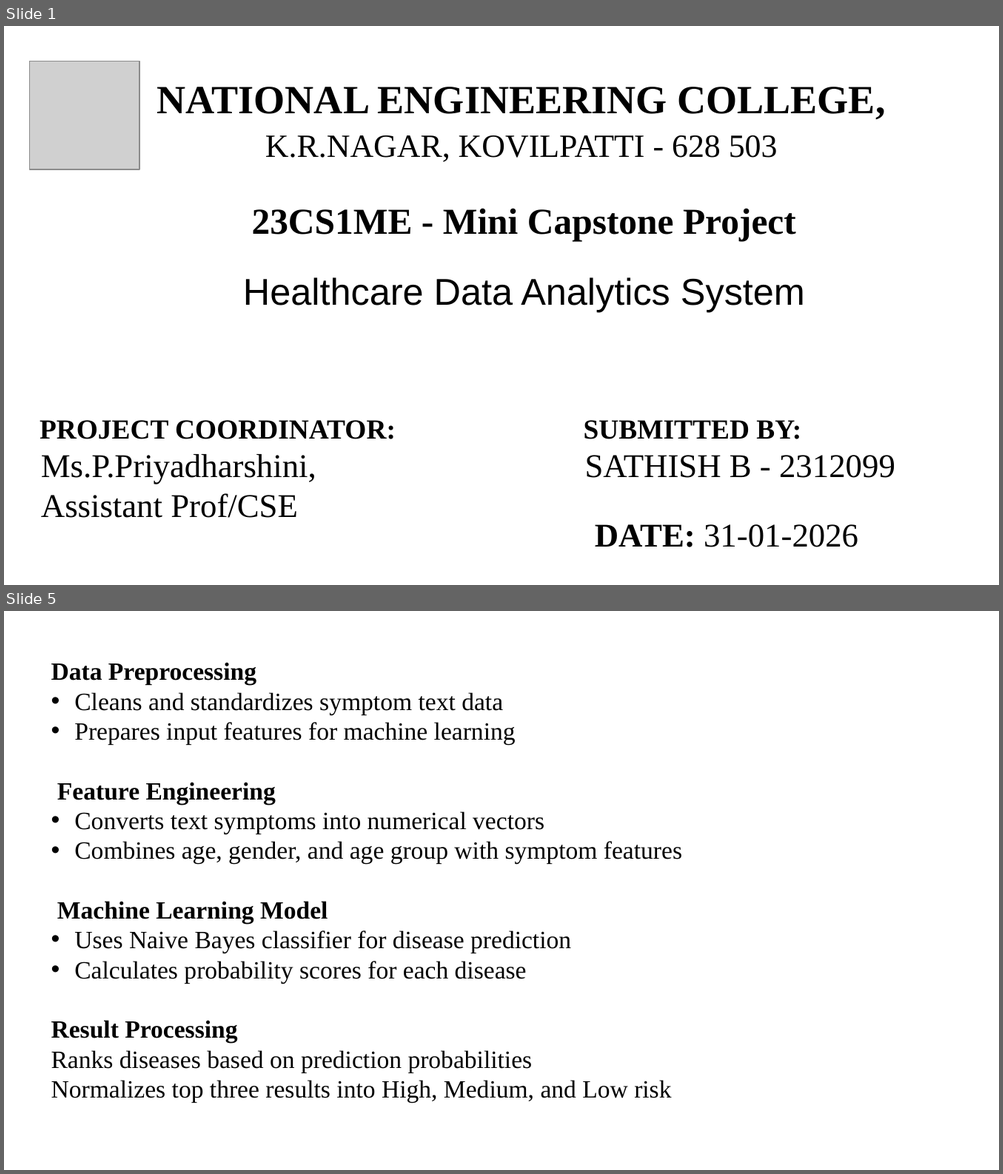
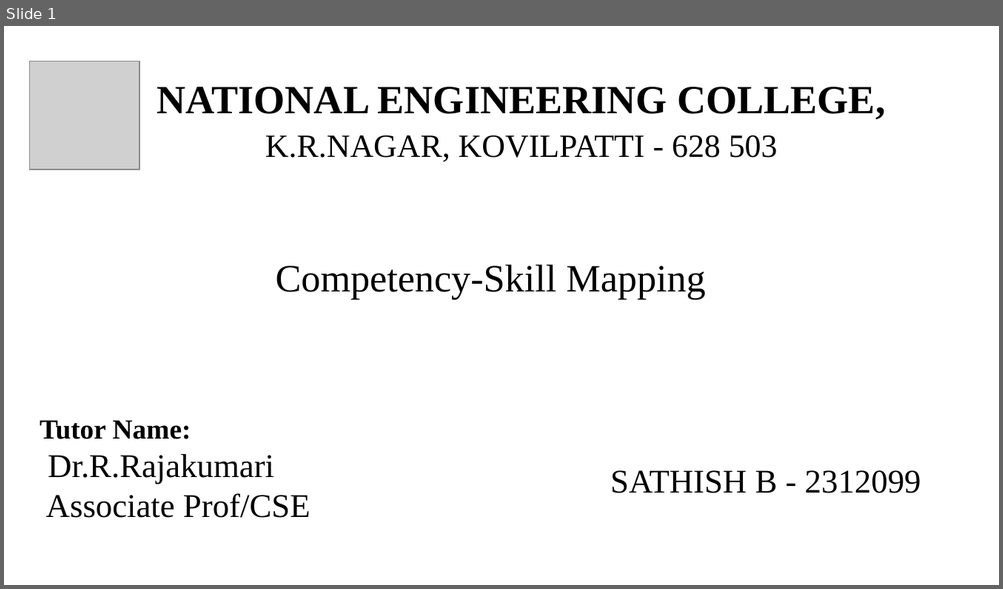
Before and after one commit to Sathish-2399/Healthcare_Data_Analytics_System, a slide deck: MCP_Sathish_99_review2.pptx. Shown one above the other, each under a label of ours: slides 1 and 5 before the commit, slide 1 after it; the slides between them are not shown. The pictures are 1003x1174 and 1003x589 pixels, drawn with LibreOffice and Linux fonts; fonts in the diff are those of the drawing; grey boxes stand for pictures. Boxes give left, top, right and bottom in pixels: in the first picture for what was removed or moved away, otherwise in the second. Text is boxed around its words. In the diff, an @@ line names an element or a change of style, - is before the commit and + after.

```diff
--- a/MCP_Sathish_99_review2.pptx
+++ b/MCP_Sathish_99_review2.pptx
@@ slide 5 removed at bbox=[4, 611, 999, 1170], background #FFFFFF @@
@@ text removed at bbox=[51, 662, 682, 1102] @@
-Data Preprocessing
-• Cleans and standardizes symptom text data
-• Prepares input features for machine learning
-Feature Engineering
-• Converts text symptoms into numerical vectors
-• Combines age, gender, and age group with symptom features
-Machine Learning Model
-• Uses Naive Bayes classifier for disease prediction
-• Calculates probability scores for each disease
-Result Processing
-Ranks diseases based on prediction probabilities
-Normalizes top three results into High, Medium, and Low risk
@@ slide 1 changed as well @@
@@ text removed at bbox=[243, 208, 805, 312] @@
-23CS1ME - Mini Capstone Project
-Healthcare Data Analytics System
@@ text added at bbox=[276, 264, 705, 300], 28 pt, text #000000 @@
+Competency-Skill Mapping
@@ text at bbox=[40, 420, 310, 518]: text changed @@
-PROJECT COORDINATOR:
-Ms.P.Priyadharshini, Assistant Prof/CSE
+Tutor Name:
+Dr.R.Rajakumari
+Associate Prof/CSE
@@ text at bbox=[583, 420, 801, 440]: paragraph removed @@
-SUBMITTED BY:
@@ text "SATHISH B - 2312099": place and size @@
-text "SATHISH B - 2312099" at bbox=[583, 420, 895, 478]
+text "SATHISH B - 2312099" at bbox=[610, 471, 921, 494]
@@ text removed at bbox=[595, 525, 858, 548] @@
-DATE: 31-01-2026
```
Also in this commit, not shown: 2 slides added, 10 other slides removed, 7 other files.
